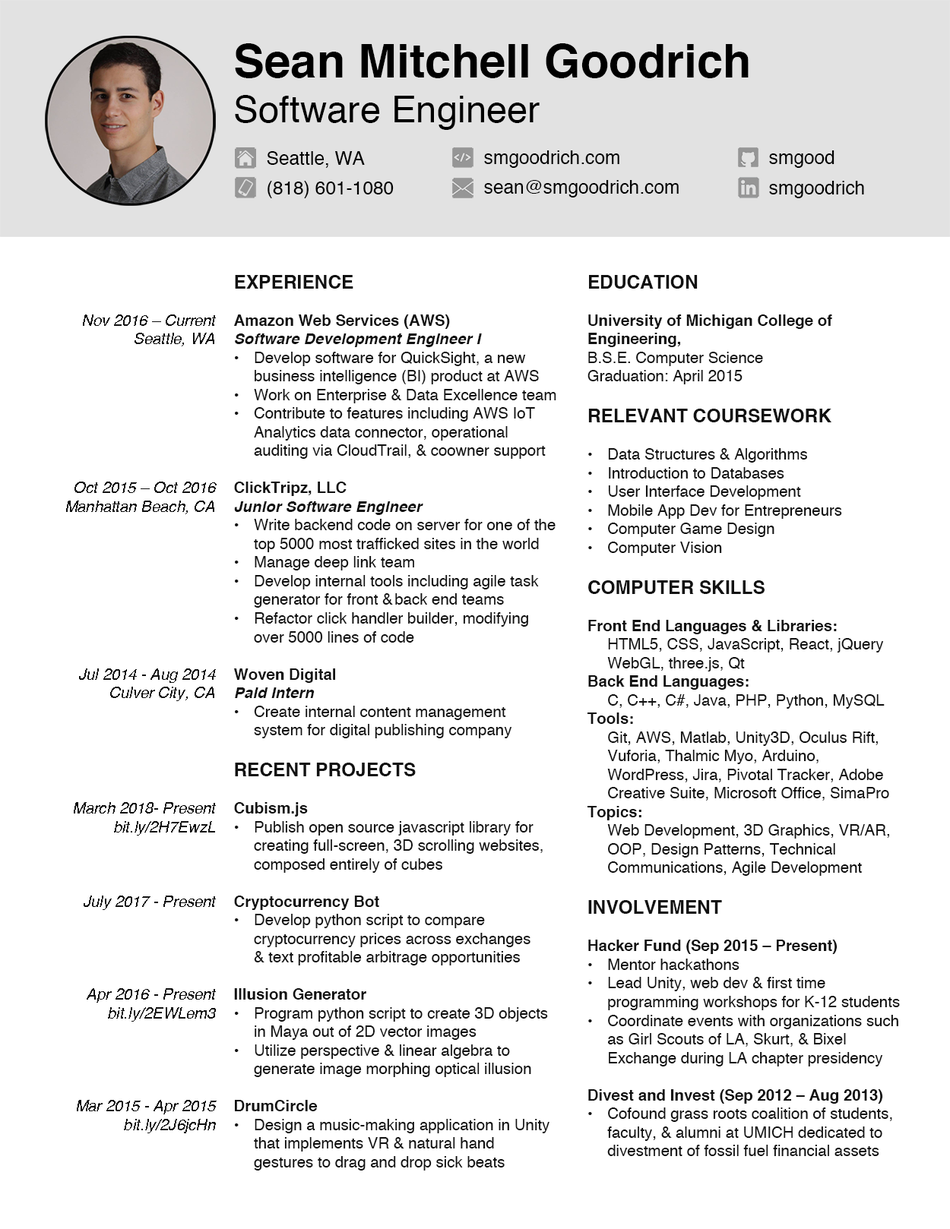
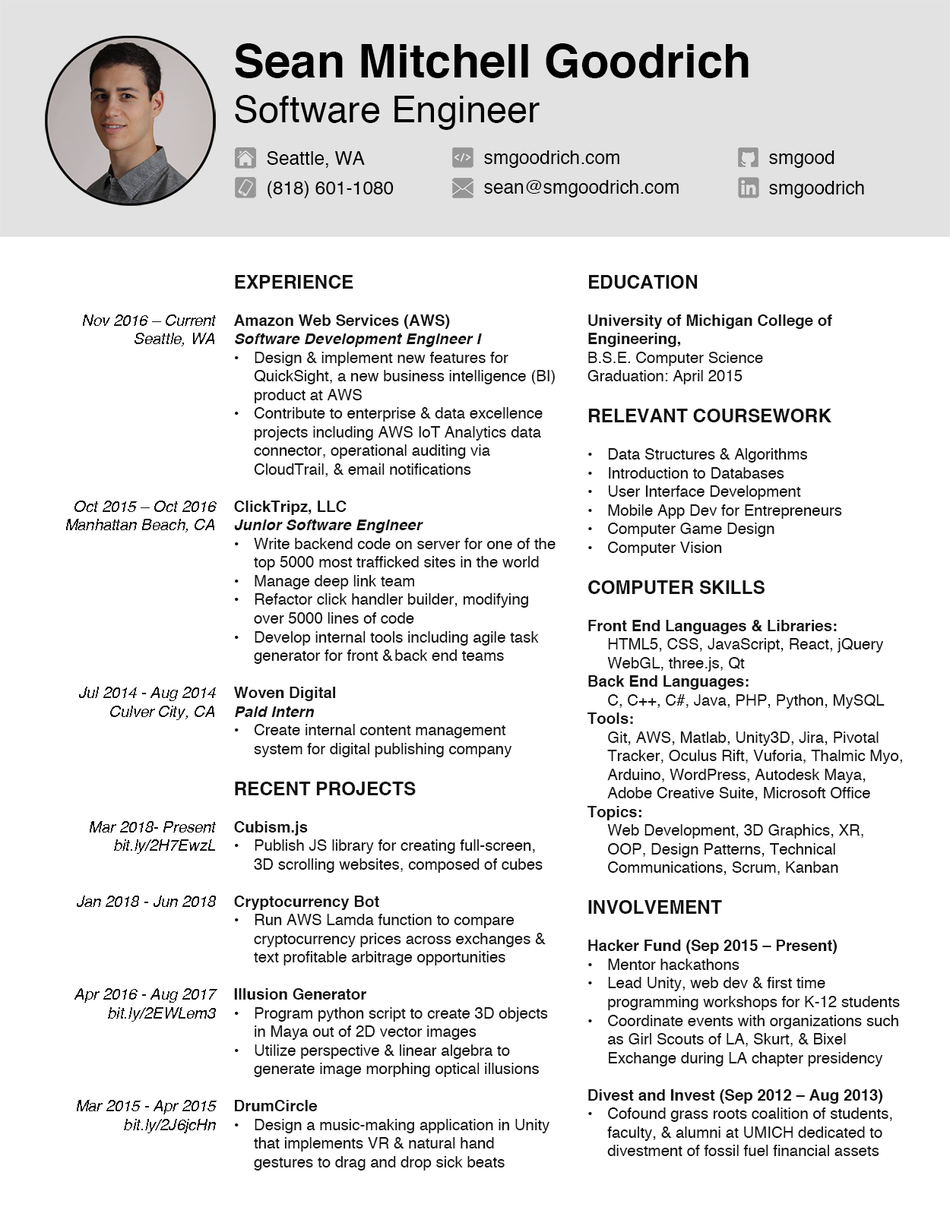
Layer changes from the first w=950, h=1229 image to the second:
painted on "Dates + Locations" over (66, 481, 218, 1003)
painted on "EXPERIENCE + Projects" over (233, 351, 557, 1075)
painted on "Education + Skills" over (607, 731, 902, 877)
